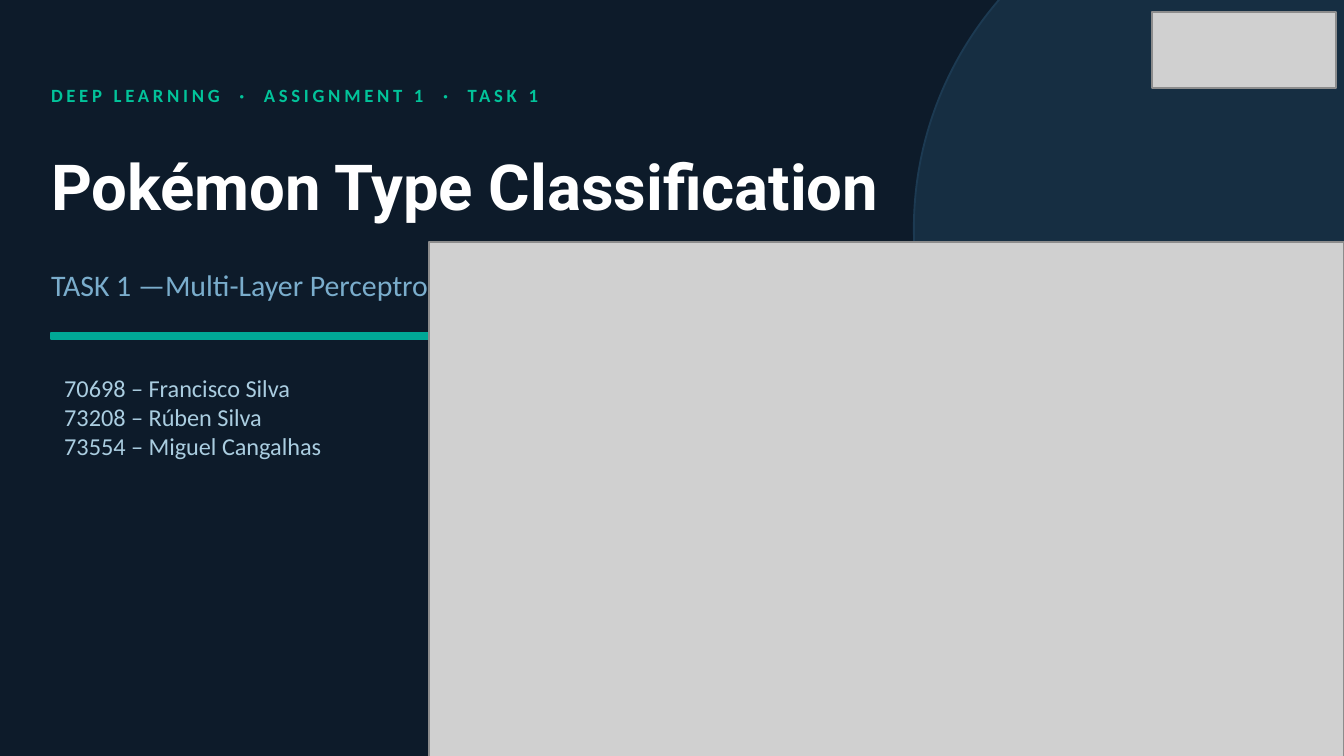
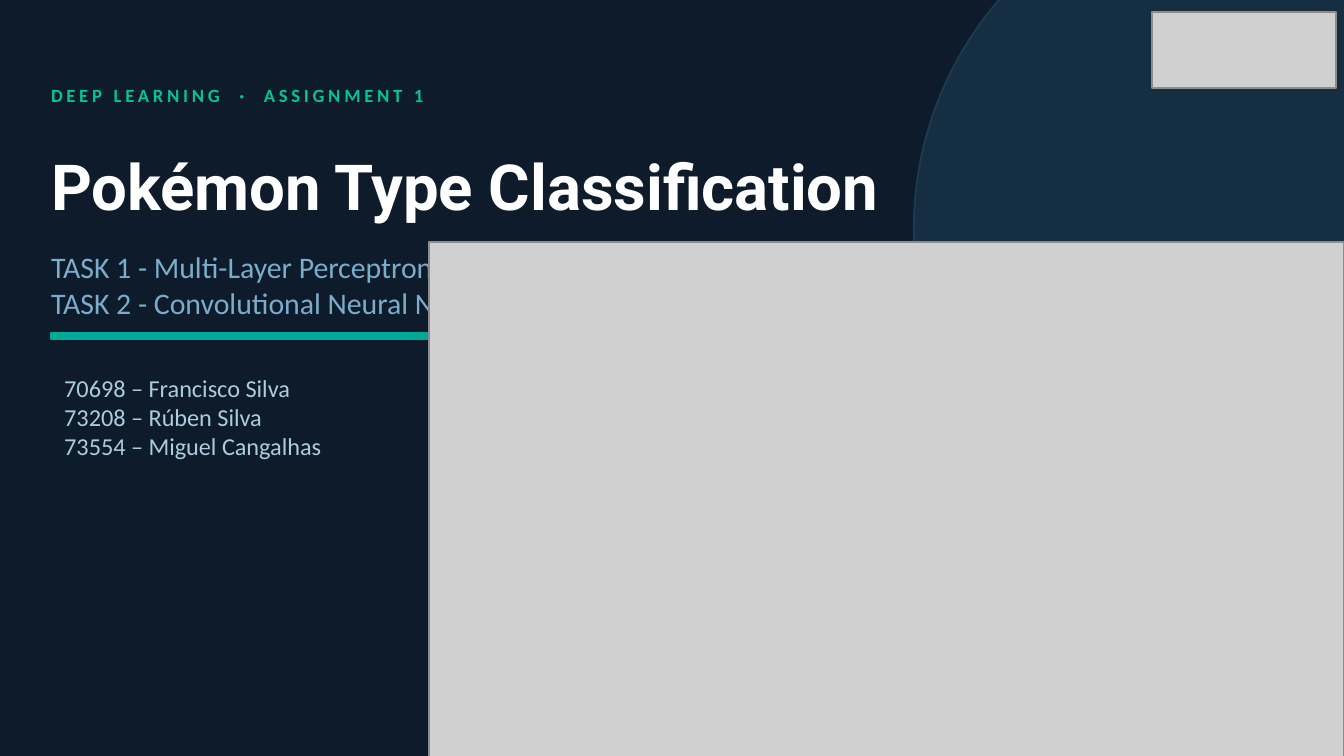
Before and after one commit to fmssilva/DL_Proj, a slide deck: slide 1 of assignment_1/task1/Task1_report.pptx. Drawn at 1344x756 pixels with LibreOffice and Linux fonts; fonts in the diff are those of the drawing; grey boxes stand for pictures; background and template pictures are left out. Boxes give left, top, right and bottom in pixels: in the first picture for what was removed or moved away, otherwise in the second. Text is boxed around its words. In the diff, an @@ line names an element or a change of style, - is before the commit and + after.

```diff
--- a/assignment_1/task1/Task1_report.pptx
+++ b/assignment_1/task1/Task1_report.pptx
@@ text at box(51, 90, 423, 102): text changed @@
-DEEP LEARNING · ASSIGNMENT 1 · TASK 1
+DEEP LEARNING · ASSIGNMENT 1
@@ text at box(51, 254, 519, 321): text changed @@
-TASK 1 —Multi-Layer Perceptron
+TASK 1 - Multi-Layer Perceptron
+TASK 2 - Convolutional Neural Network
```
Also in this commit, not shown: 29 other slides changed, 2 slides added, 1 other file.
